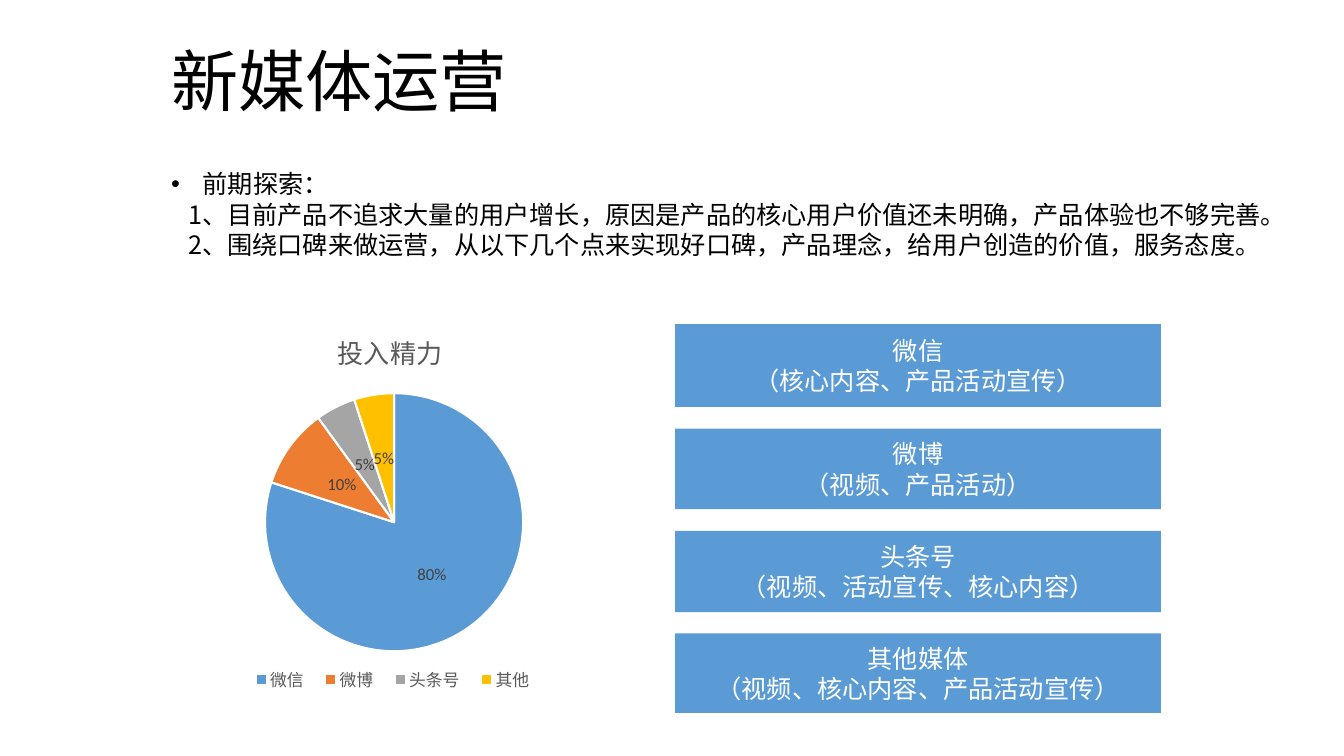
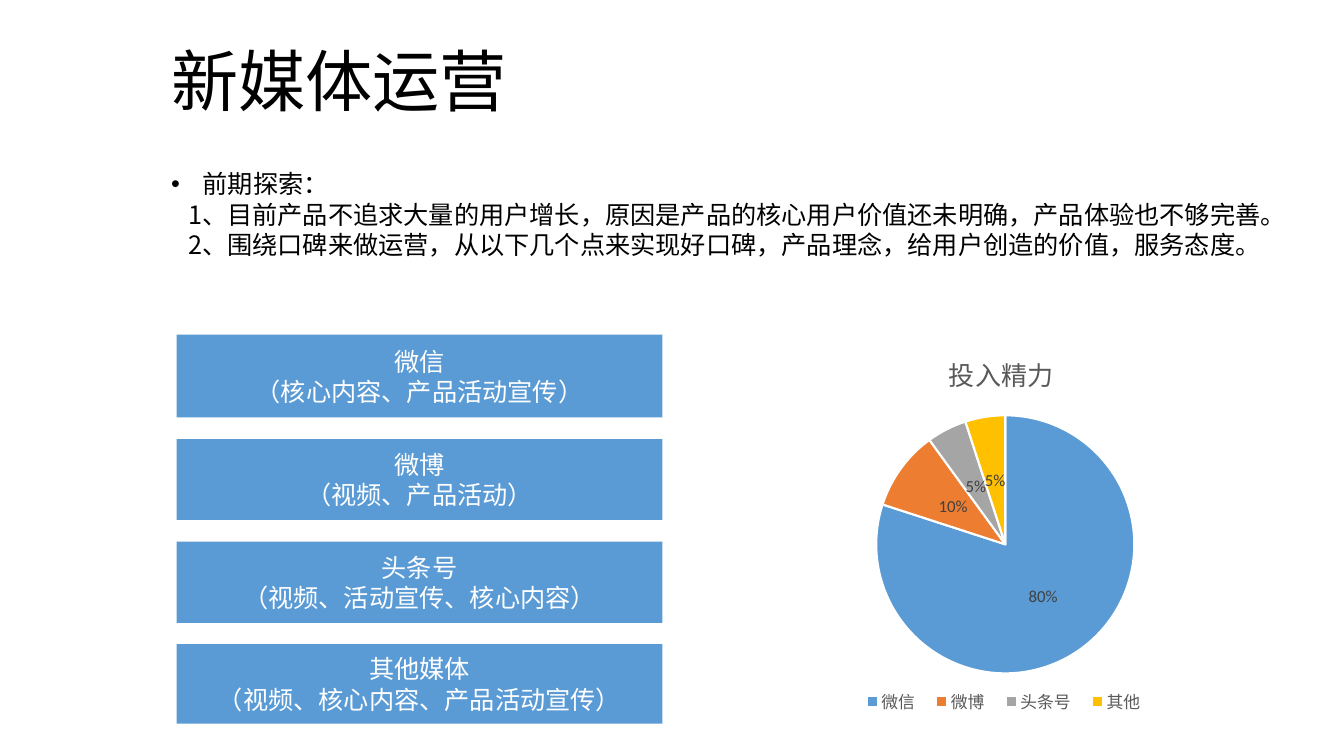
Before and after one commit to kevin0501/go, a slide deck: slide 6 of 需求/积木APP和运营.pptx (slide 5 before the commit). Drawn at 1344x756 pixels with LibreOffice and Linux fonts; fonts in the diff are those of the drawing. Boxes give left, top, right and bottom in pixels: in the first picture for what was removed or moved away, otherwise in the second. Text is boxed around its words. In the diff, an @@ line names an element or a change of style, - is before the commit and + after.

```diff
--- a/需求/积木APP和运营.pptx
+++ b/需求/积木APP和运营.pptx
@@ pie chart: place and size @@
-pie chart at (161, 313, 627, 706)
+pie chart at (772, 335, 1238, 728)
@@ 4 rectangles: place and size @@
-4 rectangles at (676, 325, 1162, 713)
+4 rectangles at (176, 335, 662, 724)
```
Also in this commit, not shown: 3 other slides changed, 2 slides added.
